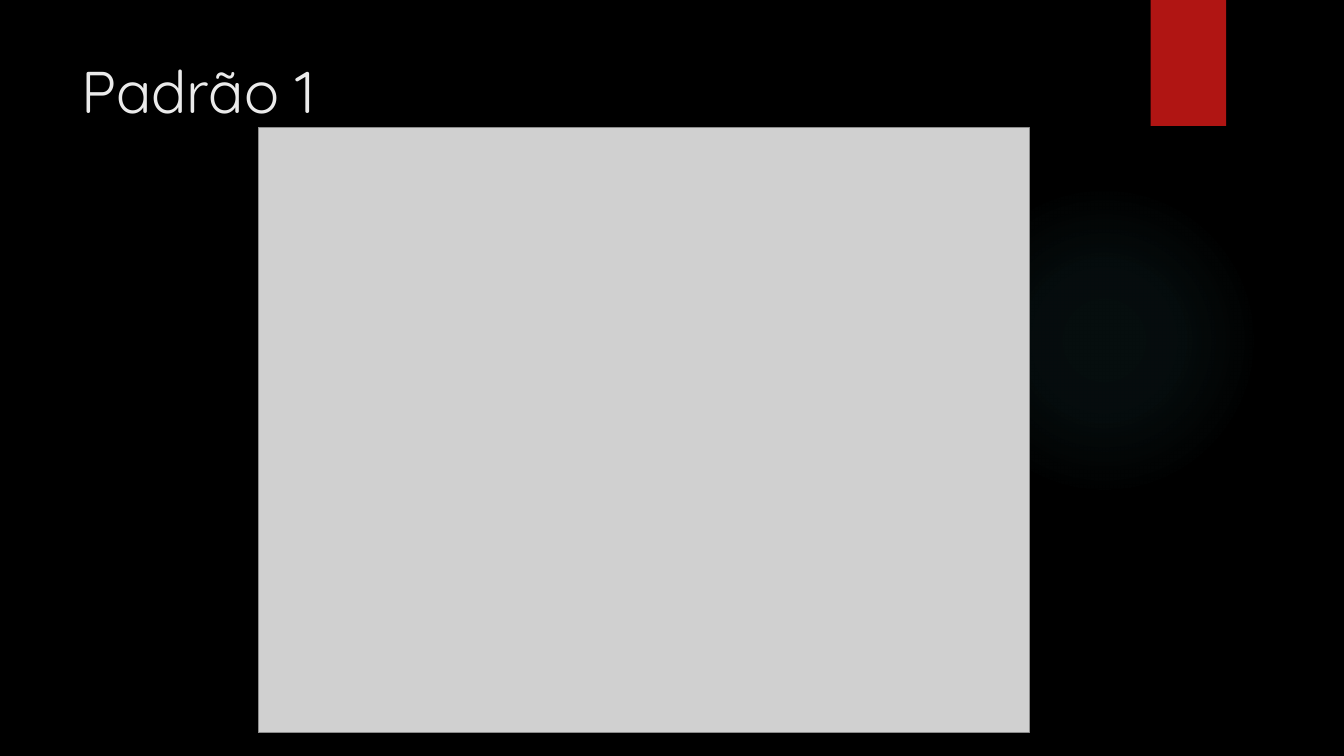
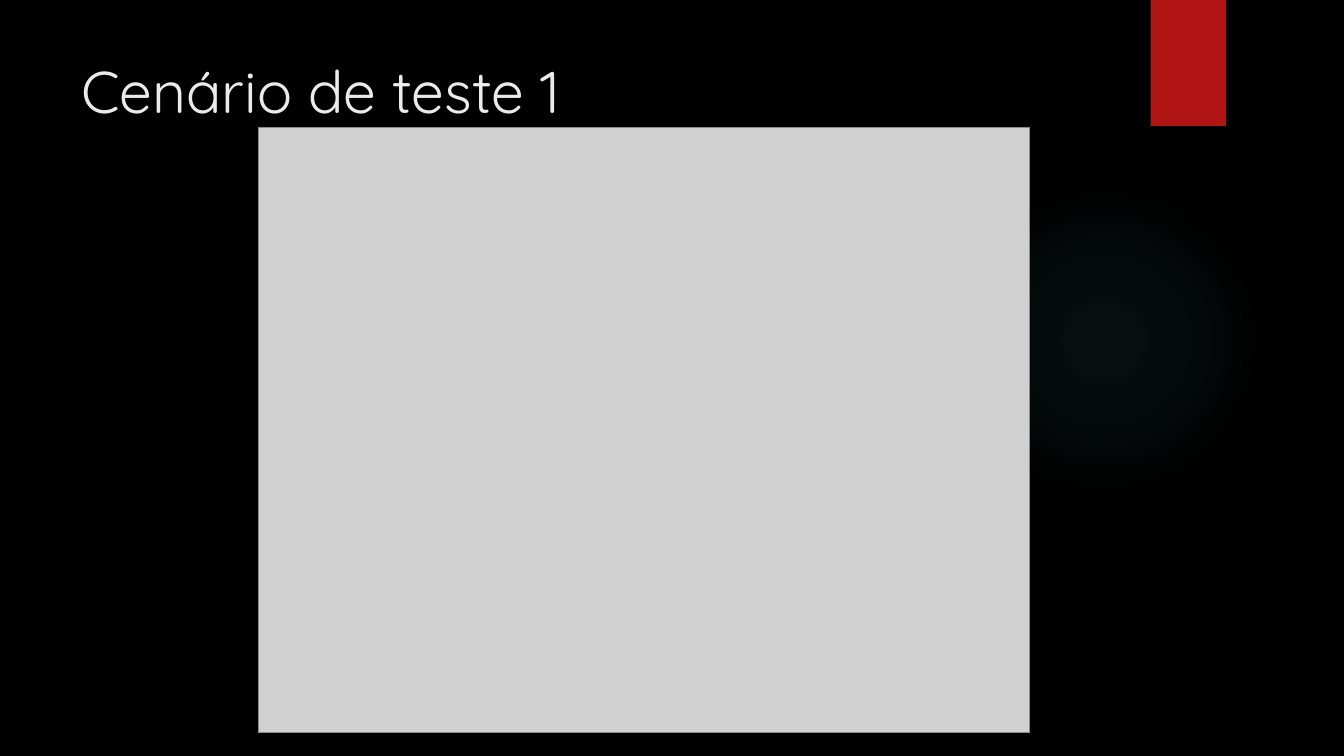
Before and after one commit to BrunoColin/JogoXadrez, a slide deck: slide 4 of res/Testes unitários – Jogo de Xadrez.pptx (slide 2 before the commit). Drawn at 1344x756 pixels with LibreOffice and Linux fonts; fonts in the diff are those of the drawing; grey boxes stand for pictures; background and template pictures are left out. Boxes give left, top, right and bottom in pixels: in the first picture for what was removed or moved away, otherwise in the second. Text is boxed around its words. In the diff, an @@ line names an element or a change of style, - is before the commit and + after.

```diff
--- a/res/Testes unitários – Jogo de Xadrez.pptx
+++ b/res/Testes unitários – Jogo de Xadrez.pptx
@@ title at (x1=81, y1=69, x2=561, y2=129): text changed @@
-Padrão 1
+Cenário de teste 1
```
Also in this commit, not shown: 2 other slides changed, 3 slides added, 1 other file.
